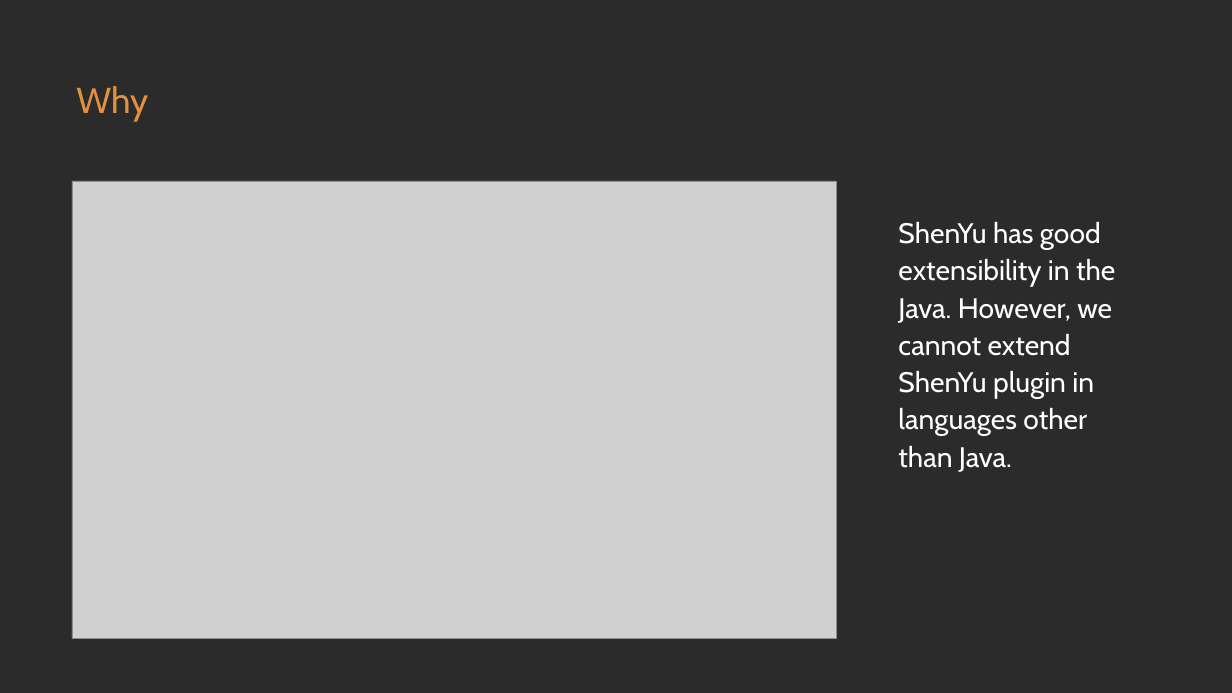
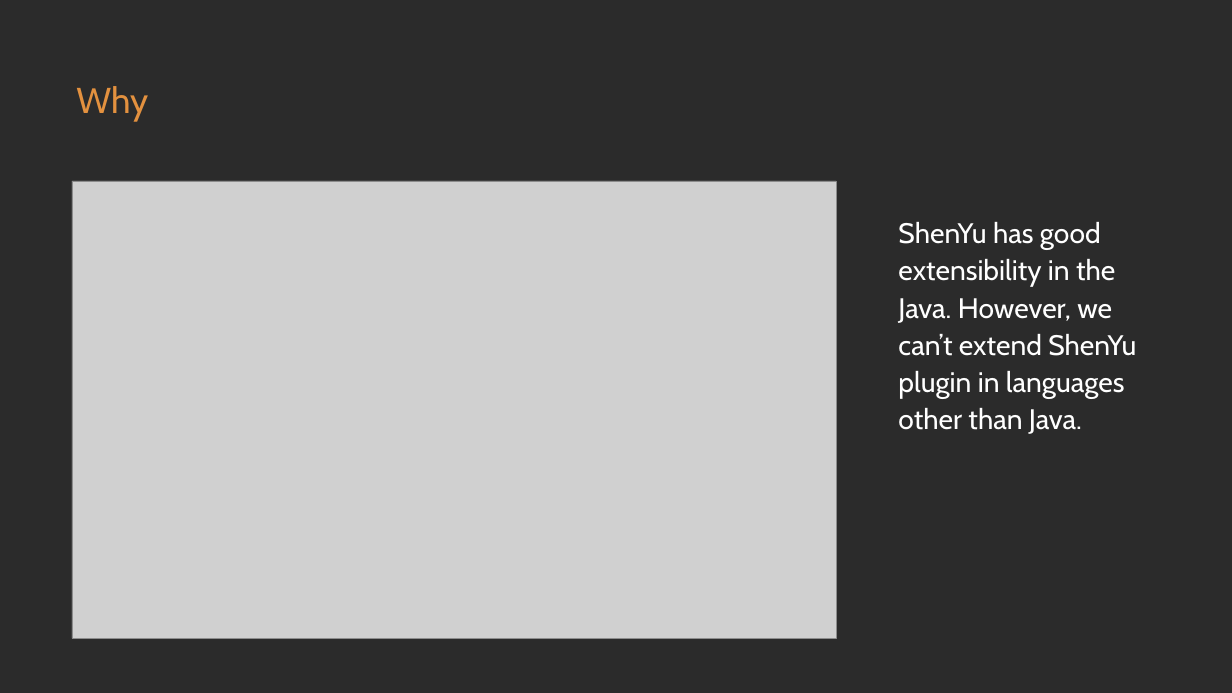
Before and after one commit to loongs-zhang/ACOCA2024-PlayWithWASM, a slide deck: slide 8 of PlayWithWASM.pptx. Drawn at 1232x693 pixels with LibreOffice and Linux fonts; fonts in the diff are those of the drawing; grey boxes stand for pictures; background and template pictures are left out; a plain dark background stands for a picture behind light text. Boxes give left, top, right and bottom in pixels: in the first picture for what was removed or moved away, otherwise in the second. Text is boxed around its words. In the diff, an @@ line names an element or a change of style, - is before the commit and + after.

```diff
--- a/PlayWithWASM.pptx
+++ b/PlayWithWASM.pptx
@@ text at box(898, 222, 1136, 434): text changed @@
-ShenYu has good extensibility in the Java. However, we cannot extend ShenYu plugin in languages other than Java.
+ShenYu has good extensibility in the Java. However, we can’t extend ShenYu plugin in languages other than Java.
```
Also in this commit, not shown: 4 other slides changed, 2 slides added, 1 other file.
